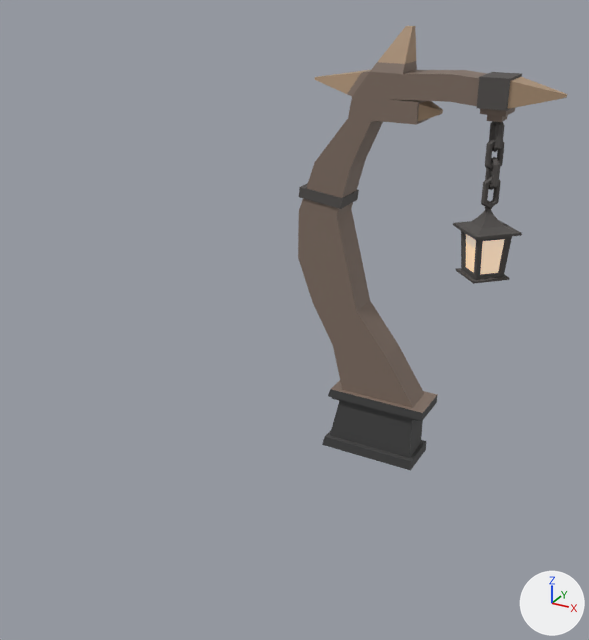
A saved change to the FBX model BodeExpiatorio/Assets/FBX/decorações/Poste brutalidade v2.fbx.
Camera for both pictures: a 50 mm camera at (5.83, -6.56, 4.5) aimed at (1.93, 0.53, 0.95). The lights are fixed; the arrows at lower right show +X, +Y and +Z. Where no turn or scale is listed for an object, it has been applied to the vertices. Vertices at the same position are counted once.
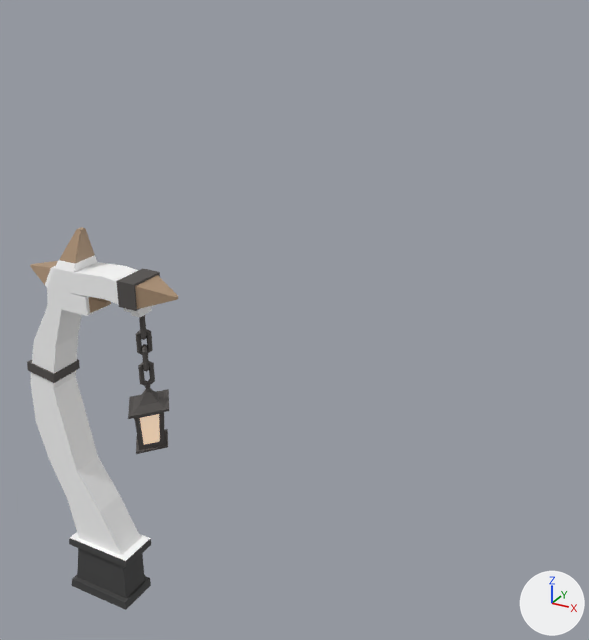
Changed parts and their boxes [x1, y1, x2, y2] in the pictures (589 x 640 px):
'polySurface50', recoloured, mesh rescaled, moved (44% narrower, 14% shorter): before [298, 26, 567, 471]; after [27, 227, 178, 610]

The change, as a diff of the scene's bpy script:
```diff
--- a/BodeExpiatorio/Assets/FBX/decorações/Poste brutalidade v2.fbx.py
+++ b/BodeExpiatorio/Assets/FBX/decorações/Poste brutalidade v2.fbx.py
@@ mat_standardsurface4 @@
 mat_standardsurface4 = principled_material('standardSurface4')
-mat_standardsurface4.base_color = (0.222, 0.163, 0.13)  # brown #827065
+mat_standardsurface4.base_color = (1.0, 1.0, 1.0)  # white #ffffff
 mat_standardsurface4.roughness = 0.571
@@ mat_standardsurface5 @@
 mat_standardsurface5 = principled_material('standardSurface5')
-mat_standardsurface5.base_color = (0.222, 0.163, 0.13)  # brown #827065
+mat_standardsurface5.base_color = (1.0, 1.0, 1.0)  # white #ffffff
 mat_standardsurface5.roughness = 0.538
@@ me_mesh @@
 me_mesh.from_pydata(...)  # 433 vertices, 420 faces; spans x -0.37..1.85, y -0.3..0.3, z 0.0..4.01
 # used by ob_polysurface50; location = (2.72, 0.0, 0.01)
+# me_mesh part 1: the whole mesh is scaled about its middle by (1, 1.28, 1.28), then moved by (-1.08, 0.01, -2.83)
 me_mesh.materials.append(mat_lambert4)
@@ ob_polysurface50 @@
 ob_polysurface50 = bpy.data.objects.new('polySurface50', me_mesh)
-ob_polysurface50.location = (2.72, 0.0, 0.01)
+ob_polysurface50.location = (0.0, 0.0, 0.0)
```
